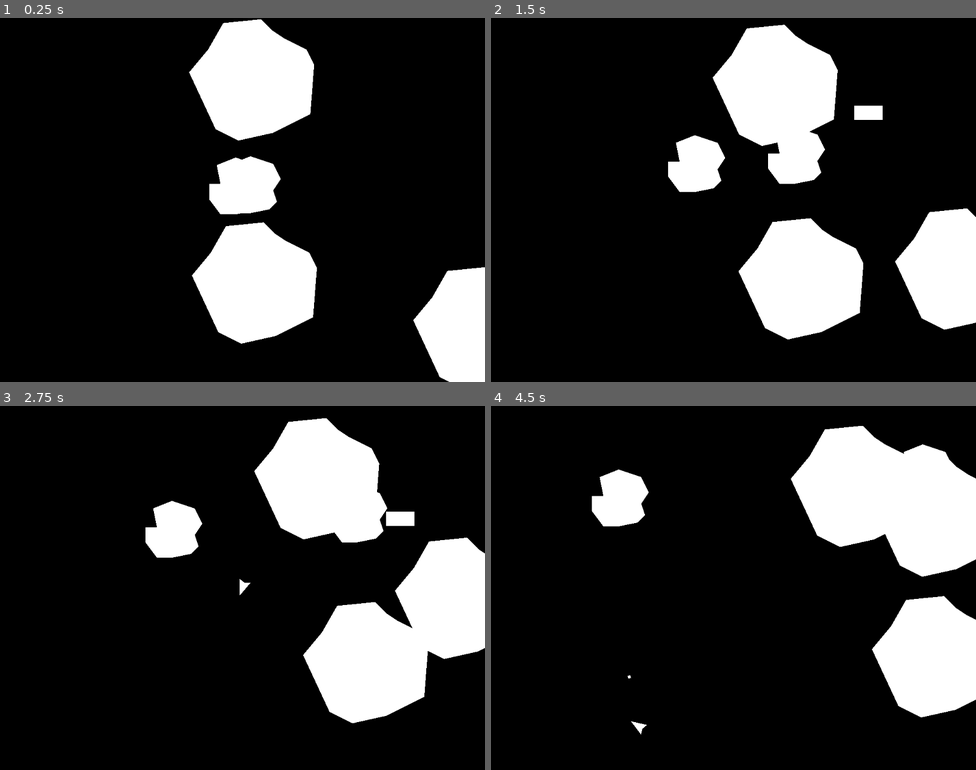
Above: before the commit, frames 1-4 (two rows, left to right).
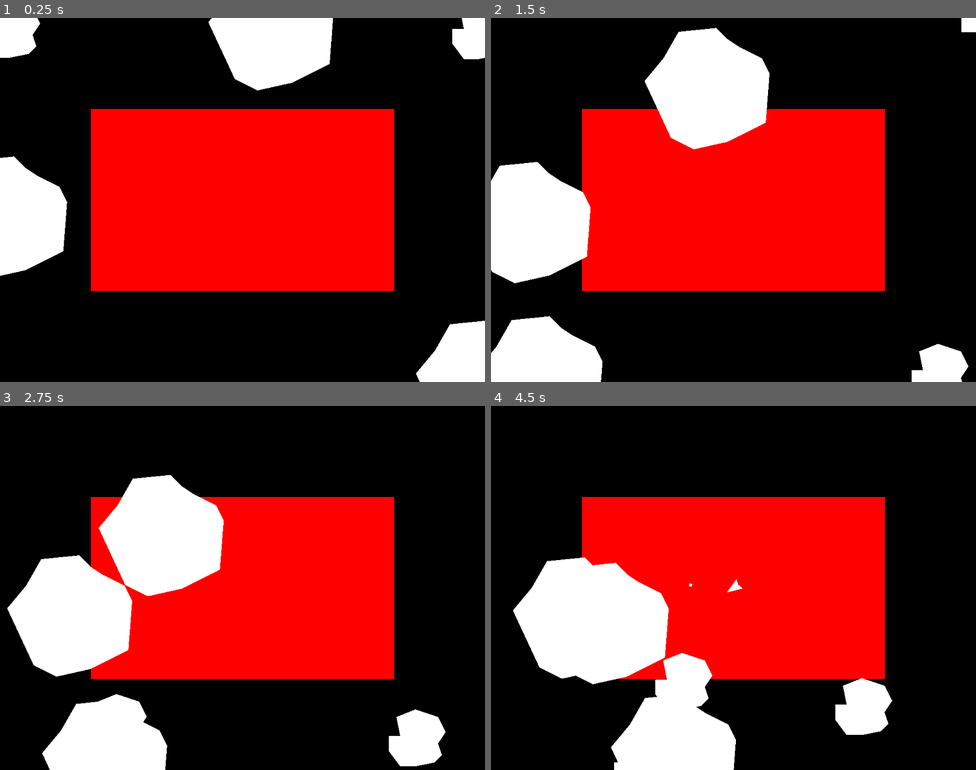
Above: after the commit, the same moments.

Repository: dmnuggins/asteroids
Game: Godot game, scene res://_scenes/Game/Game.tscn
Two runs of this game, one before a commit and one after it. Both use one fixed random seed, a clock stepped at 60 frames per second and the inputs below.
Inputs:
- Up to frame 1 (0.25 s): no input
- Up to frame 2 (1.5 s): hold D (right) 0.53-1.28 s; tap F (hyperspace) at 0.6 s; hold A (left) from 1.28 s (still down); tap Space (shoot) at 1.35 s
- Up to frame 3 (2.75 s): release A (left) at 2.03 s; hold D (right) from 2.03 s (still down); tap F (hyperspace) at 2.1 s
- Up to frame 4 (4.5 s): release D (right) at 2.78 s; hold W (thrust) 2.78-3.53 s; tap Space (shoot) at 2.85, 4.35 s; hold A (left) from 3.53 s (still down); tap F (hyperspace) at 3.6 s

The runs differ from the first frame. In frame 1, 45% of the frame differs, in the area x 0-100%, y 0-100%; in frame 2, 53%; in frame 3, 52%; in frame 4, 55%, in the area x 4-100%, y 5-100%.

Commit message:
Updated asteroid spawn locations to edge of viewport

Diff:
--- a/_scenes/Asteroid/Asteroid.gd
+++ b/_scenes/Asteroid/Asteroid.gd
@@ -33,7 +33,7 @@
 func screen_wrap() -> void:
 	position = position.posmodv(screen_size)
 
-#=====SIGNALS=====#
+#=====CONNECTED FUNCTIONS=====#
 
 func _on_asteroid_body_entered(body):
 	if body.is_in_group("player"):
--- a/_scenes/Bullet/Bullet.gd
+++ b/_scenes/Bullet/Bullet.gd
@@ -32,7 +32,7 @@
 	emit_signal("bullet_destroyed")
 	queue_free()
 
-#=====SIGNALS=====#
+#=====CONNECTED FUNCTIONS=====#
 
 func _on_timer_timeout():
 	queue_free()
@@ -60,3 +60,4 @@
 		emit_signal("player_hit")
 		print("BULLET HIT: player")
 		body.destroy_player()
+		destroy_bullet()
--- a/_scenes/FlyingSaucer/FlyingSaucer.gd
+++ b/_scenes/FlyingSaucer/FlyingSaucer.gd
@@ -28,14 +28,13 @@
 func screen_wrap() -> void:
 	position = position.posmodv(screen_size)
 
-#=====SIGNALS=====#
-
 func destroy_saucer() -> void:
 	emit_signal("saucer_hit")
 	print("SAUCER: hit")
 	GameManager.handle_bonus_destruction()
 	queue_free()
 
+#=====CONNECTED FUNCTIONS=====#
 
 func _on_flying_saucer_body_entered(body):
 	if body.is_in_group("player"):
@@ -43,7 +42,6 @@
 		destroy_saucer()
 		body.destroy_player() # Player
 
-
 func _on_shoot_timer_timeout():
 	emit_signal("saucer_shoot")
 	pass # Replace with function body.
--- a/_scenes/FlyingSaucer/FlyingSaucer.tscn
+++ b/_scenes/FlyingSaucer/FlyingSaucer.tscn
@@ -18,6 +18,8 @@
 shape = SubResource("RectangleShape2D_l0s1t")
 
 [node name="ShootTimer" type="Timer" parent="."]
+wait_time = 1.5
+autostart = true
 
 [connection signal="body_entered" from="." to="." method="_on_flying_saucer_body_entered"]
 [connection signal="timeout" from="ShootTimer" to="." method="_on_shoot_timer_timeout"]
--- a/_scenes/Game/Game.gd
+++ b/_scenes/Game/Game.gd
@@ -2,9 +2,15 @@
 
 @onready var bullet_prefab = preload("res://_scenes/Bullet/Bullet.tscn")
 
+var rect
+var color
+
 # Called when the node enters the scene tree for the first time.
 func _ready():
 #	GameManager.spawn_asteroids()
+	rect = [Rect2(Vector2(192,192),Vector2(640,384))]
+	color = [Color(1.0,0.0,0.0),Color(0.0,0.0,1.0)]
+	_draw()
 	pass # Replace with function body.
 
 # Called every frame. 'delta' is the elapsed time since the previous frame.
@@ -20,3 +26,7 @@
 	new_bullet.position = GameManager.player.get_gun_position()
 	new_bullet.rotation = GameManager.player.rotation
 	add_child(new_bullet)
+
+func _draw():
+	for i in range(rect.size()):
+		draw_rect(rect[i],color[i])
--- a/_scenes/Game/Game.tscn
+++ b/_scenes/Game/Game.tscn
@@ -1,9 +1,15 @@
-[gd_scene load_steps=3 format=3 uid="uid://bm7o5d8v5ttm1"]
+[gd_scene load_steps=4 format=3 uid="uid://bm7o5d8v5ttm1"]
 
 [ext_resource type="Script" path="res://_scenes/Game/Game.gd" id="1_rnyc1"]
 
-[sub_resource type="RectangleShape2D" id="RectangleShape2D_v3gsg"]
-size = Vector2(64, 64)
+[sub_resource type="RectangleShape2D" id="RectangleShape2D_i5xyd"]
+size = Vector2(640, 384)
+
+[sub_resource type="Curve2D" id="Curve2D_2r42g"]
+_data = {
+"points": PackedVector2Array(0, 0, 0, 0, 0, 0, 0, 0, 0, 0, 1024, 0, 0, 0, 0, 0, 1024, 768, 0, 0, 0, 0, 0, 768, 0, 0, 0, 0, 0, 0)
+}
+point_count = 5
 
 [node name="Game" type="Node2D" groups=["level"]]
 script = ExtResource("1_rnyc1")
@@ -17,10 +23,14 @@
 offset_right = 40.0
 offset_bottom = 40.0
 
-[node name="PlayerSpawnZone" type="Area2D" parent="."]
+[node name="Area2D" type="Area2D" parent="."]
+visible = false
+
+[node name="CollisionShape2D" type="CollisionShape2D" parent="Area2D"]
 position = Vector2(512, 384)
-metadata/_edit_group_ = true
+shape = SubResource("RectangleShape2D_i5xyd")
 
-[node name="CollisionShape2D" type="CollisionShape2D" parent="PlayerSpawnZone"]
-shape = SubResource("RectangleShape2D_v3gsg")
-metadata/_edit_group_ = true
+[node name="AsteroidPath" type="Path2D" parent="." groups=["spawn_path"]]
+curve = SubResource("Curve2D_2r42g")
+
+[node name="AsteroidSpawnLocation" type="PathFollow2D" parent="AsteroidPath"]
--- a/_scripts/GameManager.gd
+++ b/_scripts/GameManager.gd
@@ -1,3 +1,5 @@
+# Singelton script loader
+
 extends Node
 
 @onready var sml_asteroid_scene: PackedScene = load("res://_scenes/Asteroid/Asteroid.tscn")
@@ -6,6 +8,9 @@
 @onready var player_prefab: PackedScene = load("res://_scenes/Player/Player.tscn")
 @onready var bonus_prefab: PackedScene = load("res://_scenes/FlyingSaucer/FlyingSaucer.tscn")
 @onready var bullet_prefab: PackedScene = preload("res://_scenes/Bullet/Bullet.tscn")
+
+# Bound check vars
+
 
 # General vars
 var score: int = 0
@@ -14,6 +19,8 @@
 var spawn_count: int = 0
 var bonus_spawned: bool = false
 var level: Node2D
+var spawn_path
+var spawn_follow_path
 var spawn_timer: Timer
 var respawn_timer: Timer
 var time_between_spawns: float = 1.0
@@ -36,17 +43,13 @@
 
 func _ready():
 	level = get_tree().get_first_node_in_group("level")
-#	asteroid_spawns = get_tree().get_nodes_in_group("asteroid_spawn")
-#	initialize_spawn_timer()
-#	spawn_bonus()
-
+	spawn_path = get_tree().get_first_node_in_group("spawn_path")
+	spawn_follow_path = spawn_path.get_child(0)
 	spawn_asteroids(3)
 	asteroids = get_tree().get_nodes_in_group("asteroid")
 	print(asteroids)
 	spawn_player()
-	connect_signals()
-
-#	connect_signals()
+	connect_signals() # connects signals for asteroids
 
 func _process(delta):
 	if !bonus_spawned:
@@ -121,6 +124,7 @@
 	asteroid.global_position = position
 	spawn_count += 1
 
+# splits asteroids into smaller asteroids given size and instances given velocity and position
 func split_asteroids(size: int, velocity: Vector2, ast_position: Vector2) -> void:
 	if size == 3:
 		for i in 2:
@@ -188,7 +192,9 @@
 func random_position() -> Vector2:
 	randomize()
 	# get random position vector
-	return Vector2(randf_range(0,1024) , randf_range(0,768))
+	spawn_follow_path.progress_ratio = randf()
+#	Vector2(randf_range(0,1024) , randf_range(0,768))
+	return spawn_follow_path.position
 
 func random_angle():
 	randomize()
